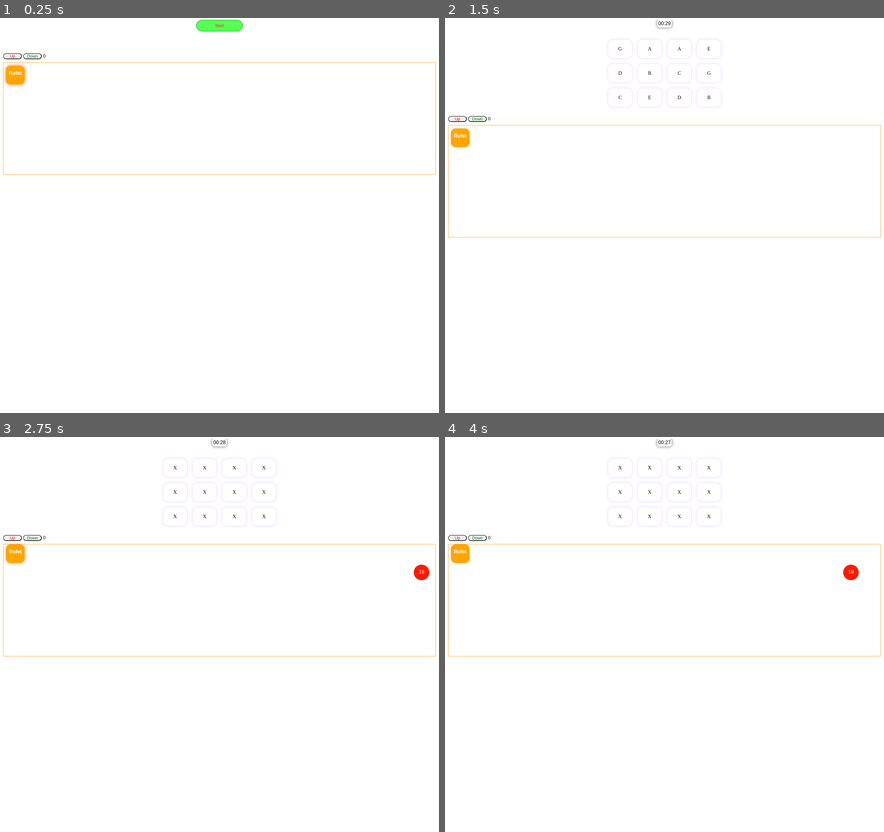
Above: before the commit, frames 1-4 (two rows, left to right).
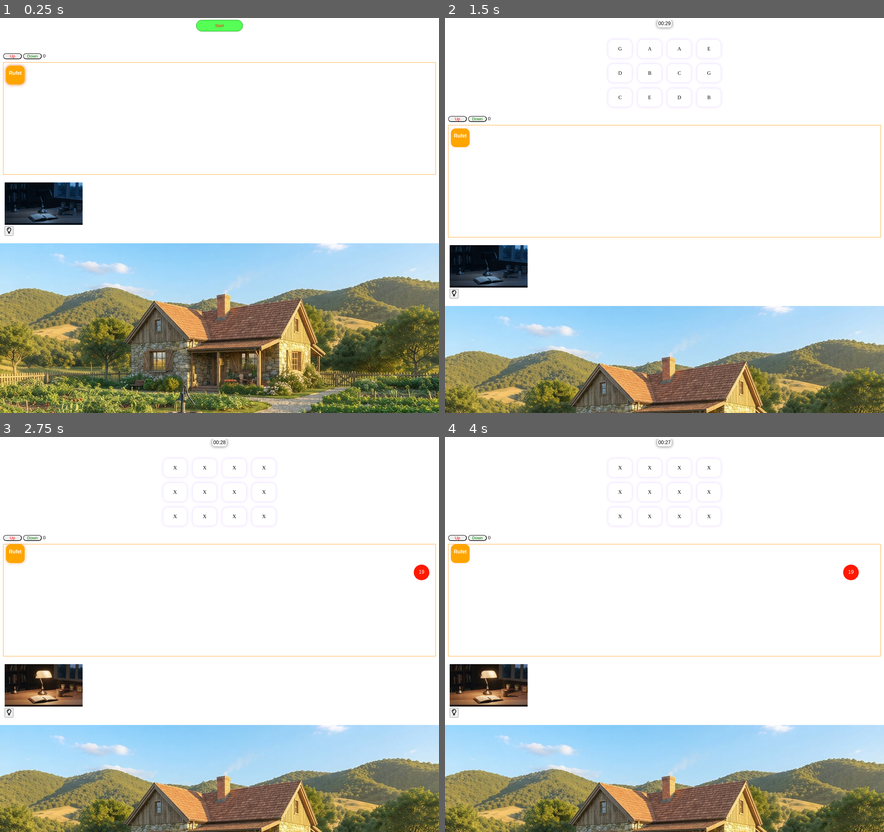
Above: after the commit, the same moments.

Repository: mammedofrufet-blip/game
Game: browser game, page index.html
Two runs of this game, one before a commit and one after it. Both use one fixed random seed, a clock stepped at 60 frames per second and the inputs below.
Inputs (mouse positions are in pixels of both pictures, inside the frame that each line leads up to):
- Up to frame 1 (0.25 s): no input
- Up to frame 2 (1.5 s): click "Start" at 0.27 s; click (677, 73) at 1.27 s
- Up to frame 3 (2.75 s): click (263, 468) at 1.87 s; click (8, 713) at 2.02 s; click "Up" at 2.47 s
- Up to frame 4 (4 s): click (708, 492) at 3.07 s; click (708, 516) at 3.67 s

The runs differ from the first frame. In frame 1, 45% of the frame differs, in the area x 0-100%, y 41-100%; in frame 2, 29%; in frame 3, 29%; in frame 4, 29%.

Commit message:
commit temp

Diff:
--- a/index.html
+++ b/index.html
@@ -43,6 +43,41 @@
         </section>
     </main>
 
+
+    <main>
+        <section class="sec">
+            <div class="off">
+                <img src="off.jpeg" alt="">
+            </div>
+            <div class="on display-off">
+                <img src="on.jpeg" alt="">
+            </div>
+            <div class="lamp">
+                <button class="on-off">
+                    <svg xmlns="http://www.w3.org/2000/svg" width="24" height="24" fill="currentColor"
+                        viewBox="0 0 24 24">
+                        <path
+                            d="M8.19 15.08c.26.36.62 1.38.81 2.05v2.86c0 1.1.9 2 2 2h2c1.1 0 2-.9 2-2v-2.86c.2-.68.56-1.7.82-2.06.35-.5.72-.93 1.08-1.36 1.03-1.21 2.1-2.46 2.1-4.72 0-3.86-3.14-7-7-7s-7 3.14-7 7c0 2.29 1.07 3.53 2.1 4.73.36.42.73.85 1.09 1.35ZM11 20v-2h2.02L13 20zm1-16c2.76 0 5 2.24 5 5 0 1.53-.64 2.28-1.62 3.42-.37.43-.79.93-1.2 1.51-.37.53-.7 1.42-.92 2.07h-2.52c-.21-.65-.55-1.55-.93-2.08-.41-.57-.83-1.06-1.2-1.49C7.64 11.3 6.99 10.55 6.99 9c0-2.76 2.24-5 5-5Z">
+                        </path>
+                        <path d="M12 7V5C9.79 5 8 6.79 8 9h2c0-1.1.9-2 2-2"></path>
+                    </svg>
+                </button>
+            </div>
+        </section>
+    </main>
+
+    <main>
+        <section>
+            <div>
+                <img src="gunes.jpeg" alt="" class="src">
+            </div>
+            <span>Temperature</span>
+            <div class="temp"><button class="temp-plus"> + </button> <button class="temp-minus"> - </button></div>
+
+
+        </section>
+    </main>
+
     <script src="play.js"></script>
 </body>
 
--- a/play.css
+++ b/play.css
@@ -20,13 +20,13 @@
     display: none !important;
 }
 
-.up{
+.up {
     width: 60px;
     border-radius: 1rem;
     color: red;
 }
 
-.down{
+.down {
     width: 60px;
     border-radius: 1rem;
     color: green;
@@ -159,6 +159,31 @@
     }
 
     to {
-       box-shadow: 0px 0px 3px 2px rgba(255, 4, 0, 0.3);
+        box-shadow: 0px 0px 3px 2px rgba(255, 4, 0, 0.3);
     }
 }
+
+.sec {
+    padding: 15px;
+}
+
+.lamp {
+    width: 70px;
+    height: 40px;
+}
+
+.on,
+.off {
+    width: 250px;
+    height: auto;
+}
+
+.display-off {
+    display: none;
+}
+
+.on img,
+.off img {
+    width: 100%;
+    object-fit: cover;
+}
--- a/play.js
+++ b/play.js
@@ -111,7 +111,7 @@
     const balls = document.querySelectorAll(".top")
     balls.forEach((e, i) => {
         e.style.right = rights[i] + "px"
-        if (rights[i] > cubsWidth - 70 && allTops[i] >= point && allTops[i] <= point+60) {
+        if (rights[i] > cubsWidth - 70 && allTops[i] >= point && allTops[i] <= point + 60) {
             totalPoints += Number(e.textContent)
             tp.textContent = totalPoints
             rights.splice(i, 1)
@@ -150,3 +150,68 @@
 
 const ballInterval = setInterval(createBall, 2000)
 const ballsInterval = setInterval(moveBall, 1001)
+
+
+const onOff = document.querySelector(".on-off")
+const off = document.querySelector(".off")
+const lamp = document.querySelector(".lamp")
+const on = document.querySelector(".on")
+const displayOff = document.querySelector(".display-off")
+// let light = 0
+
+onOff.addEventListener("click", () => {
+    off.classList.toggle("display-off")
+    on.classList.toggle("display-off")
+
+    //     if (light % 2 === 0) {
+    //         off.classList.remove("display-off")
+    //         on.classList.add("display-off")
+    //     }
+    //     else {
+    //         off.classList.add("display-off")
+    //         on.classList.remove("display-off")
+    //     }
+    //     light++
+
+    // if(off.className.includes("display-off")){
+    //     off.classList.remove("display-off")
+    //     on.classList.add("display-off")
+    // }
+    // else{
+    //     off.classList.add("display-off")
+    //     on.classList.remove("display-off")
+    // }
+})
+
+
+const imgSrc = document.querySelector(".src")
+const temp = document.querySelector(".temp")
+const tempPlus = document.querySelector(".temp-plus")
+const tempMinus = document.querySelector(".temp-minus")
+let t = 21
+
+tempPlus.addEventListener("click", () => {
+    t += 5
+ checkTemp()
+})
+
+tempMinus.addEventListener("click", () => {
+    t -= 5
+    checkTemp()
+})
+
+const checkTemp = () => {
+    if (t >= 20) {
+        imgSrc.setAttribute("src", "gunes.jpeg")
+    }
+
+    else if (t >= 10 && t < 20) {
+        imgSrc.setAttribute("src", "kuley.jpeg")
+    }
+    else if (t >= 0 && t < 10) {
+        imgSrc.setAttribute("src", "yagis.jpeg")
+    }
+    else if (t < 0) {
+        imgSrc.setAttribute("src", "gar.jpeg")
+    }
+}
Binary file added: gar.jpeg
Binary file added: gunes.jpeg
Binary file added: kuley.jpeg
Binary file added: off.jpeg
Binary file added: on.jpeg
Binary file added: yagis.jpeg
